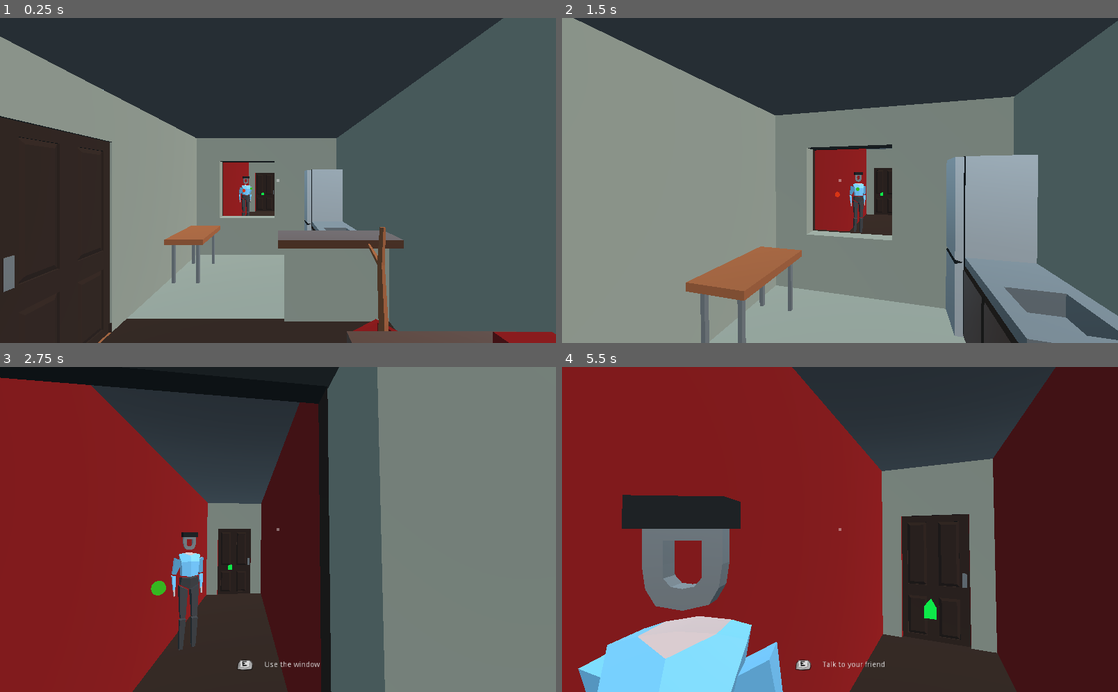
Above: before the commit, frames 1-4 (two rows, left to right).
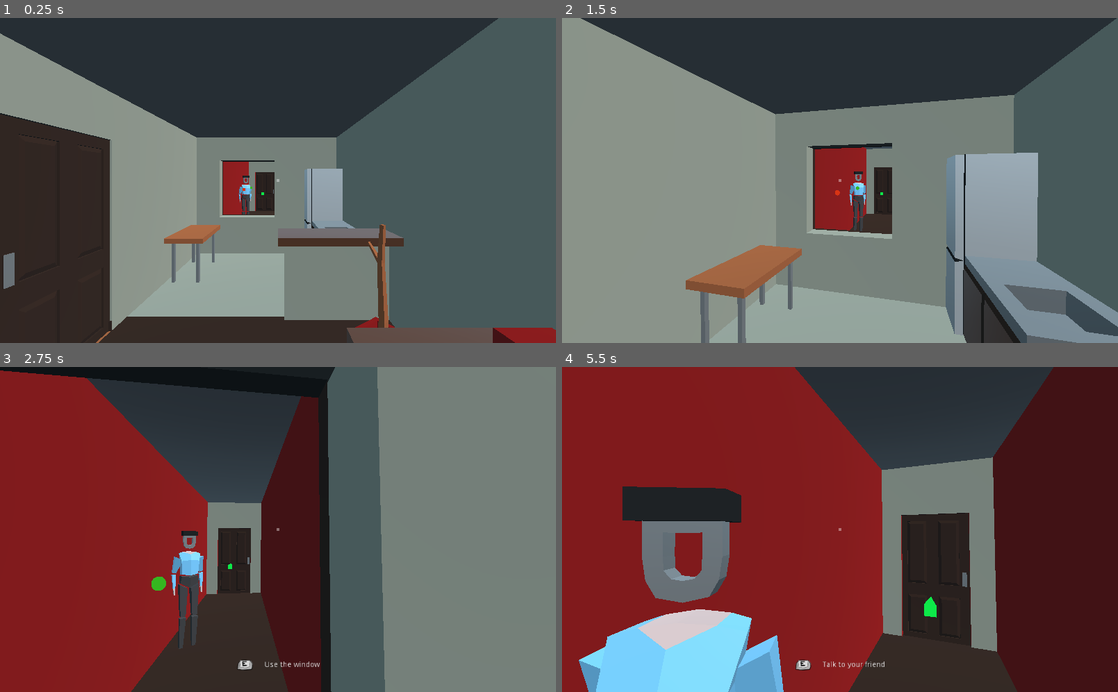
Above: after the commit, the same moments.

Repository: Eptwalabha/ld47
Game: Godot game, scene res://scenes/Game.tscn
Two runs of this game, one before a commit and one after it. Both use one fixed random seed, a clock stepped at 60 frames per second and the inputs below. Sound files missing from this copy of the repository are replaced by a short silence.
Inputs (mouse positions are in pixels of both pictures, inside the frame that each line leads up to):
- Up to frame 1 (0.25 s): no input
- Up to frame 2 (1.5 s): tap Enter at 0.5 s; move the mouse to (867, 180) at 0.52 s; hold W (move_forward) from 0.53 s (still down); tap E (context_action) at 0.6, 1.35 s; move the mouse to (812, 180) at 1.27 s
- Up to frame 3 (2.75 s): keep holding W (move_forward); move the mouse to (289, 523) at 2.02 s; tap E (context_action) at 2.1 s
- Up to frame 4 (5.5 s): keep holding W (move_forward); move the mouse to (834, 536) at 2.77 s; tap E (context_action) every 0.75 s from 2.85 to 5.1 s; move the mouse to (878, 532) at 3.52 s; move the mouse to (795, 526) at 4.27 s; move the mouse to (845, 529) at 5.02 s

The runs differ from the first frame. In frame 1, 2.2% of the frame differs, in the area x 0-100%, y 0-100%; in frame 2, 2.3%; in frame 3, 1.7%; in frame 4, 4.0%, in the area x 2-89%, y 0-100%.

Commit message:
fix wonky player's physics

Diff:
--- a/scenes/Player.gd
+++ b/scenes/Player.gd
@@ -8,6 +8,7 @@
 onready var ray := $Head/Camera/RayCast as RayCast
 onready var phone := $Head/Camera/phone
 onready var glass := $Head/Camera/Glass
+onready var ground := $Ground as RayCast
 
 export(float) var mouse_sensitivity := 0.3
 export(float) var speed := 3.0
@@ -16,9 +17,10 @@
 var has_control: bool = true
 var camera_angle: float = 0
 var velocity = Vector3()
+var gravity_vector : Vector3 = Vector3.ZERO
 
-const GRAVITY : int = -5
-const MAX_GRAVITY : int = -140
+const GRAVITY : int = 10
+const MAX_GRAVITY : int = 140
 const MAX_SLOP : float = deg2rad(45.0)
 
 func _ready() -> void:
@@ -74,17 +76,21 @@
 	input_controller()
 
 	if not is_on_floor():
-		velocity.y += GRAVITY * delta
+		gravity_vector += Vector3.DOWN * GRAVITY * delta
+	elif is_on_floor() and ground.is_colliding():
+		gravity_vector = -get_floor_normal() * -GRAVITY
+	else:
+		gravity_vector = -get_floor_normal()
 
-	if velocity.y < MAX_GRAVITY:
-		velocity.y = MAX_GRAVITY
+	if gravity_vector.y > MAX_GRAVITY:
+		gravity_vector.y = MAX_GRAVITY
 
-	var m = move_and_slide_with_snap(velocity, Vector3(0, -1, 0), Vector3.UP, true, 4, MAX_SLOP)
+	velocity.x += gravity_vector.x
+	velocity.y = gravity_vector.y
+	velocity.z += gravity_vector.z
 
-	if is_on_wall():
-		velocity = m
-	else:
-		velocity.y = m.y
+	velocity = move_and_slide_with_snap(velocity, Vector3(0, -1, 0), Vector3.UP, true, 4, MAX_SLOP)
+
 
 func get_trigger_hover() -> InteractTrigger:
 	if ray.is_colliding():
--- a/scenes/Player.tscn
+++ b/scenes/Player.tscn
@@ -158,3 +158,6 @@
 
 [node name="DebugPoint" parent="." instance=ExtResource( 5 )]
 transform = Transform( 1, 0, 0, 0, 1, 0, 0, 0, 1, 0, 0.646199, -0.432565 )
+
+[node name="Ground" type="RayCast" parent="."]
+transform = Transform( 1, 0, 0, 0, 1, 0, 0, 0, 1, 0, 0.5, 0 )
